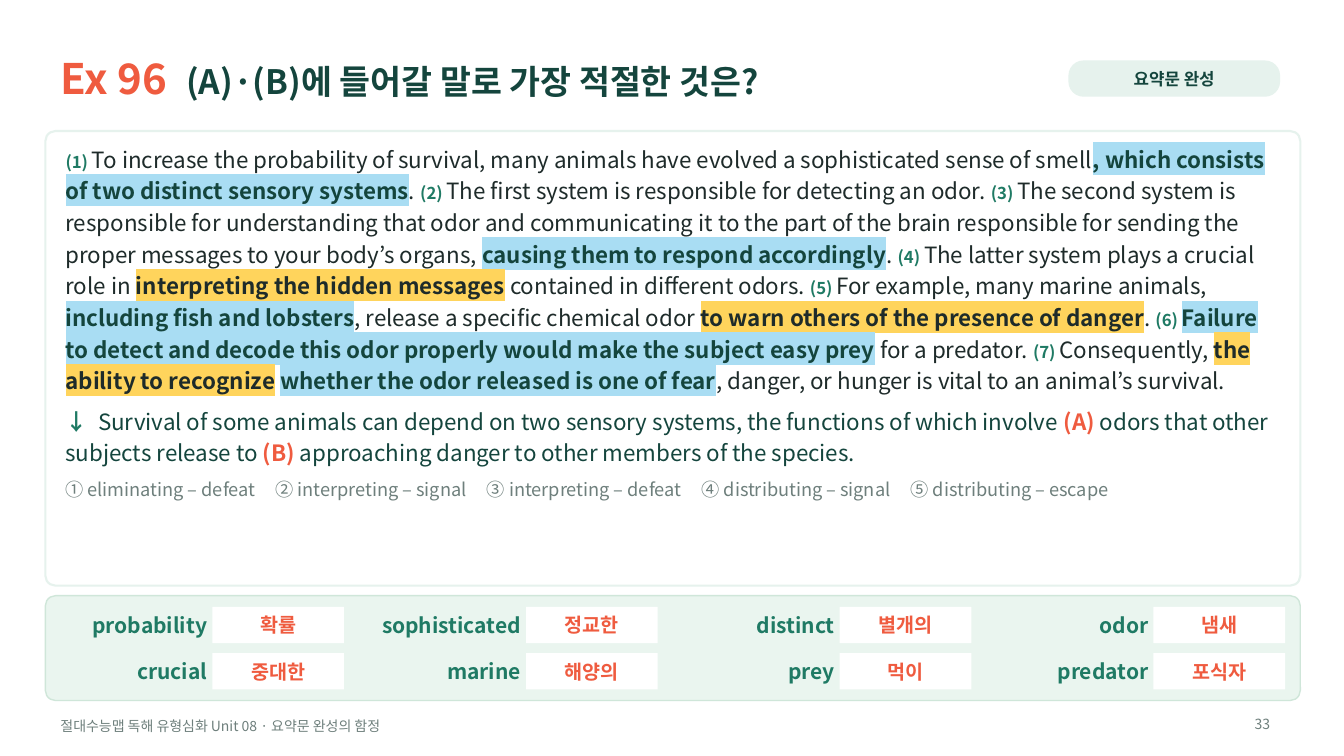
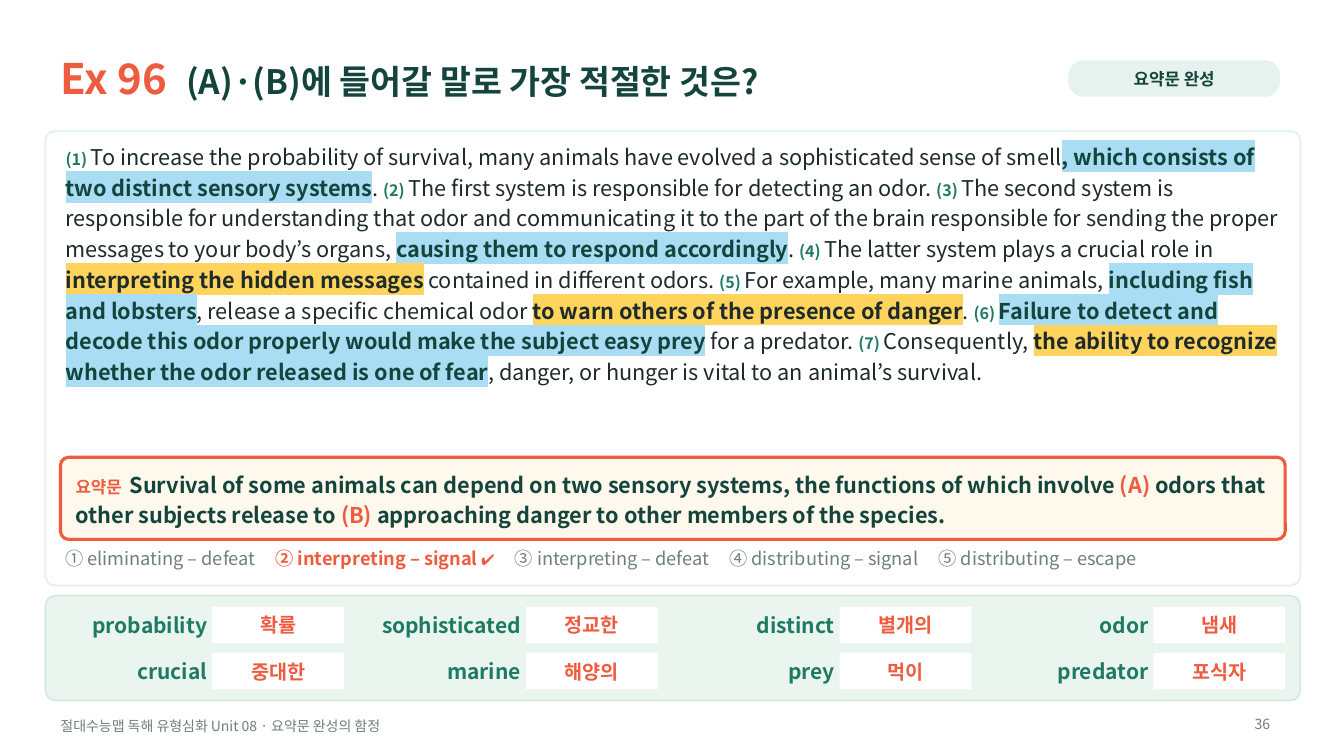
Before and after one commit to HUFSDavid/HUFSDavid, a slide deck: slide 36 of 절대수능맵_독해유형심화_Unit08_수업PPT.pptx (slide 33 before the commit). Drawn at 1344x756 pixels with LibreOffice and Linux fonts; fonts in the diff are those of the drawing. Boxes give left, top, right and bottom in pixels: in the first picture for what was removed or moved away, otherwise in the second. Text is boxed around its words. In the diff, an @@ line names an element or a change of style, - is before the commit and + after.

```diff
--- a/절대수능맵_독해유형심화_Unit08_수업PPT.pptx
+++ b/절대수능맵_독해유형심화_Unit08_수업PPT.pptx
@@ text "(1) To increase the probability ..." at <box>66,143,1278,385</box>: size 12 to 11.5 pt in "(1) (2) (3) (4) (5) (6) (7)"; size 16 to 15.5 pt @@
@@ text at <box>66,411,1268,501</box>: paragraphs removed @@
-↓ Survival of some animals can depend on two sensory systems, the functions of which involve (A) odors that other subjects release to (B) approaching danger to other members of the species.
-① eliminating – defeat ② interpreting – signal ③ interpreting – defeat ④ distributing – signal ⑤ distributing – escape
@@ rounded rectangle added at <box>60,458,1286,539</box>, fill #FFF8EC, outline #EF5B3F 2.25 pt @@
@@ text added at <box>76,475,1266,529</box>, 15.5 pt, text #14453D, bold @@
+요약문 Survival of some animals can depend on two sensory systems, the functions of which involve (A) odors that other subjects release to (B) approaching danger to other members of the species.
@@ text added at <box>66,549,1136,570</box>, 13 pt, text #6E7F7C @@
+① eliminating – defeat ② interpreting – signal ✔ ③ interpreting – defeat ④ distributing – signal ⑤ distributing – escape
@@ page number at <box>1255,718,1271,729</box>: text changed @@
-33
+36
```
Also in this commit, not shown: 13 other slides changed, 5 slides added, 2 slides removed, 5 other files.
